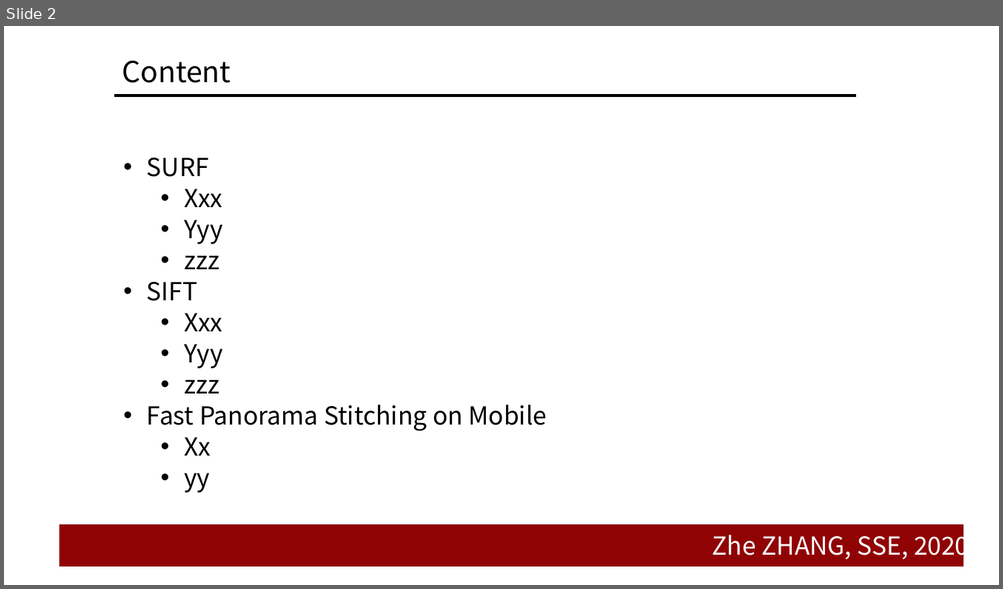
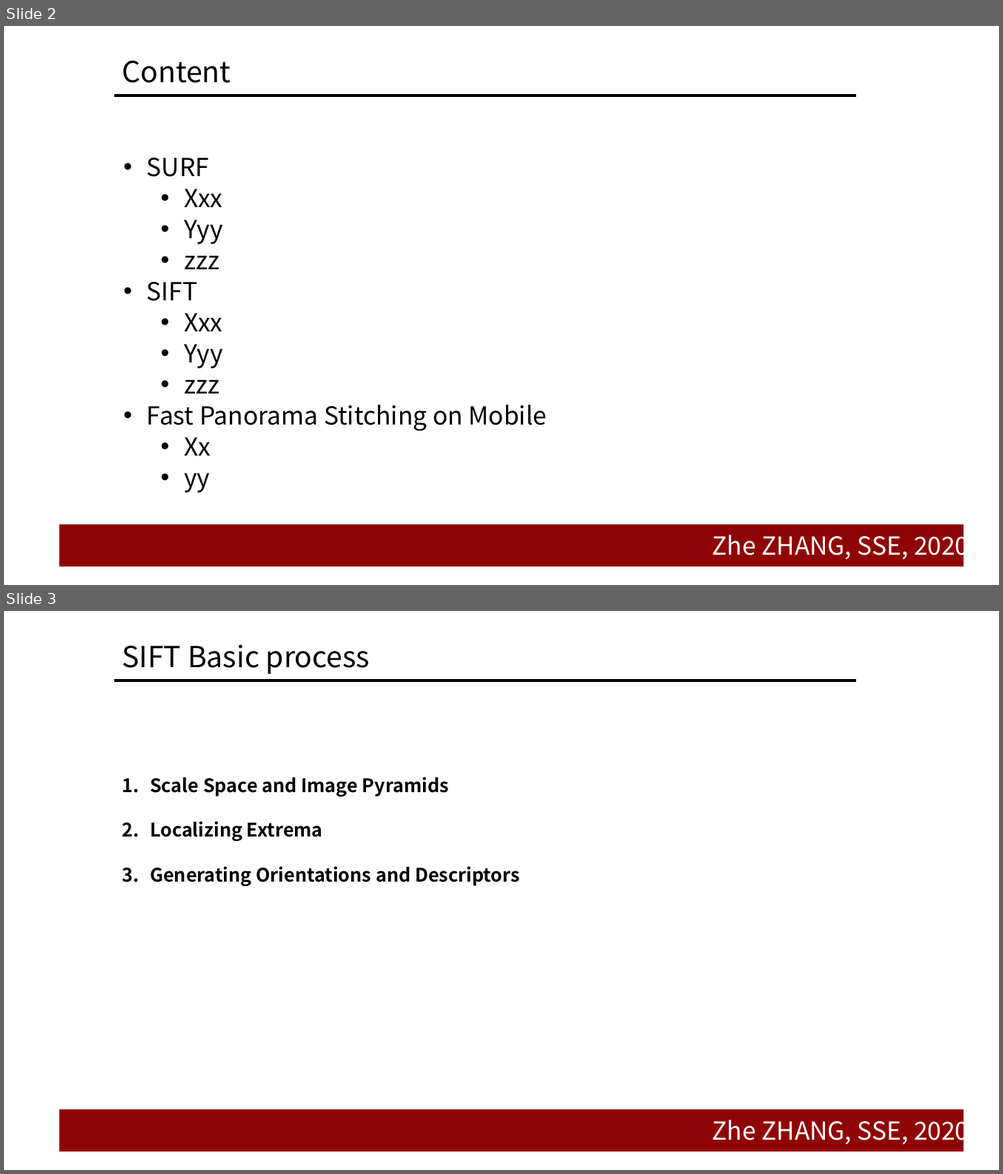
Before and after one commit to doubleZ0108/Panorama-Stitching, a slide deck: Panorama-Stitching-base-on-SIFT/pre/SIFT.pptx. Shown one above the other, each under a label of ours: slide 2 before the commit, slides 2 and 3 after it. The pictures are 1003x589 and 1003x1174 pixels, drawn with LibreOffice and Linux fonts; fonts in the diff are those of the drawing; background and template pictures are left out. Boxes give left, top, right and bottom in pixels: in the first picture for what was removed or moved away, otherwise in the second. Text is boxed around its words. In the diff, an @@ line names an element or a change of style, - is before the commit and + after.

```diff
--- a/Panorama-Stitching-base-on-SIFT/pre/SIFT.pptx
+++ b/Panorama-Stitching-base-on-SIFT/pre/SIFT.pptx
@@ slide 3 added at [4,611,999,1170], background #FFFFFF; not listed: 3 template elements that a slide beside it also shows @@
@@ title added at [122,644,370,674], 28 pt, text #000000 @@
+SIFT Basic process
@@ text added at [150,777,520,886], 18 pt, text #000000, bold @@
+1. Scale Space and Image Pyramids
+2. Localizing Extrema
+3. Generating Orientations and Descriptors
```
Also in this commit, not shown: 9 other slides added, 9 slides removed.
